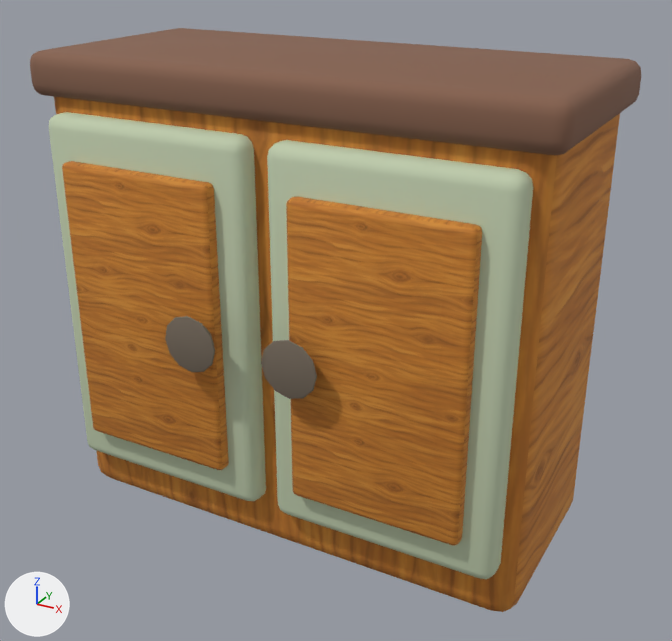
One commit to the glTF model public/models/furniture/wall-cabinet.glb: the scene before it, then after it.
Rendered twice from a camera (50 mm lens) standing at (0.66, -1.172, 0.943) and looking at (0.028, -0.023, 0.369). Lighting does not change. The marker at lower left points along +X, +Y and +Z. The older version comes first. Vertices at exactly the same position are counted once.

In view in the first picture: 'wall-cabinet'.
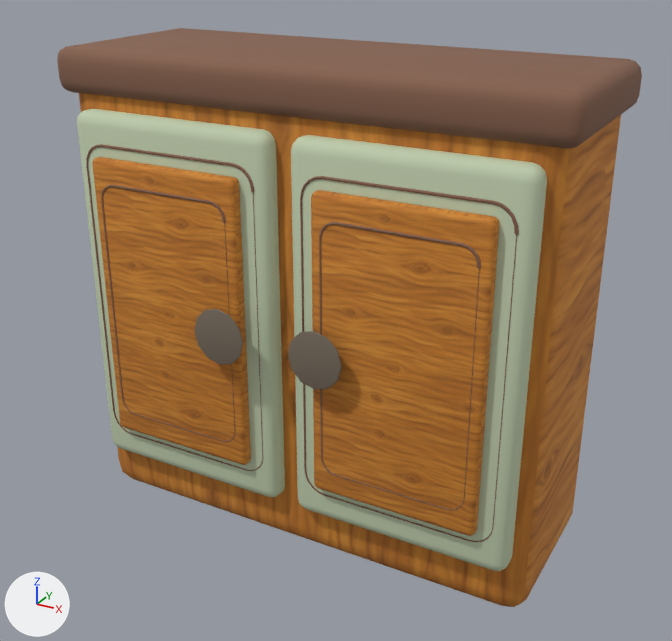
What differs and where, as boxes (x1, y1, x2, y2) in the pictures (672 x 641 px; the box of a moved part takes in the faces that stretch with it):
```json
{"object": "wall-cabinet", "change": "reshaped, moved", "before": [30, 28, 641, 612], "after": [57, 28, 642, 607]}
{"part": 1, "of": "me_cube_187", "change": "moved or reshaped", "before": [54, 97, 620, 612], "after": [79, 93, 621, 607]}
{"part": 2, "of": "me_cube_187", "change": "moved or reshaped", "before": [62, 161, 229, 470], "after": [92, 157, 251, 465]}
{"part": 3, "of": "me_cube_187", "change": "moved or reshaped", "before": [286, 196, 482, 546], "after": [311, 190, 499, 536]}
{"part": 4, "of": "me_cube_187", "change": "moved or reshaped", "before": [49, 112, 266, 501], "after": [77, 109, 285, 497]}
{"part": 5, "of": "me_cube_187", "change": "moved or reshaped", "before": [267, 140, 533, 579], "after": [291, 135, 547, 571]}
{"part": 6, "of": "me_cube_187", "change": "moved or reshaped", "before": [165, 316, 215, 372], "after": [195, 309, 243, 365]}
{"part": 7, "of": "me_cube_187", "change": "moved or reshaped", "before": [261, 340, 317, 399], "after": [288, 331, 342, 389]}
{"part": 8, "of": "me_cube_187", "change": "moved or reshaped", "before": [30, 28, 641, 156], "after": [57, 28, 642, 149]}
{"part": 9, "of": "me_cube_187", "change": "added", "after": [86, 144, 263, 471]}
{"part": 10, "of": "me_cube_187", "change": "added", "after": [101, 185, 235, 442]}
{"part": 11, "of": "me_cube_187", "change": "added", "after": [300, 176, 519, 542]}
{"part": 12, "of": "me_cube_187", "change": "added", "after": [319, 222, 481, 510]}
```

Scene script edits in JSON lines:
```json
{"block": "me_cube_187", "where": "# used by ob_wall_cabinet; location = (0.0, 0.0, 0.38)"}
{"op": "remove", "block": "me_cube_187", "code": "me_cube_187.from_pydata(...)  # 720 vertices, 1408 faces; spans x -0.4..0.4, y -0.247..0.18, z -0.35..0.38"}
{"op": "add", "block": "me_cube_187", "code": "me_cube_187.from_pydata(...)  # 1320 vertices, 2592 faces; spans x -0.4..0.4, y -0.18..0.18, z 0.0..0.76"}
{"block": "me_cube_187", "change": "me_cube_187 part 1: the loose piece of 96 vertices spanning x -0.384..0.384, y -0.166..0.166, z -0.35..0.35 is scaled about its middle by (1, 0.843, 1.04), then moved by (0.0, 0.028, 0.364)"}
{"block": "me_cube_187", "change": "me_cube_187 part 2: the loose piece of 96 vertices spanning x -0.316..-0.06, y -0.217..-0.192, z -0.205..0.236 is scaled about its middle by (1, 0.843, 1.04), then moved by (0.0, 0.06, 0.365)"}
{"block": "me_cube_187", "change": "me_cube_187 part 3: the loose piece of 96 vertices spanning x 0.06..0.316, y -0.217..-0.192, z -0.205..0.236 is scaled about its middle by (1, 0.843, 1.04), then moved by (0.0, 0.06, 0.365)"}
{"block": "me_cube_187", "change": "me_cube_187 part 4: the loose piece of 96 vertices spanning x -0.36..-0.016, y -0.197..-0.142, z -0.266..0.296 is scaled about its middle by (1, 0.843, 1.04), then moved by (0.0, 0.055, 0.365)"}
{"block": "me_cube_187", "change": "me_cube_187 part 5: the loose piece of 96 vertices spanning x 0.016..0.36, y -0.197..-0.142, z -0.266..0.296 is scaled about its middle by (1, 0.843, 1.04), then moved by (0.0, 0.055, 0.365)"}
{"block": "me_cube_187", "change": "me_cube_187 part 6: the loose piece of 72 vertices spanning x -0.123..-0.037, y -0.247..-0.222, z -0.027..0.058 is scaled about its middle by (1, 0.843, 1.04), then moved by (0.0, 0.065, 0.365)"}
{"block": "me_cube_187", "change": "me_cube_187 part 7: the loose piece of 72 vertices spanning x 0.037..0.123, y -0.247..-0.222, z -0.027..0.058 is scaled about its middle by (1, 0.843, 1.04), then moved by (0.0, 0.065, 0.365)"}
{"block": "me_cube_187", "change": "me_cube_187 part 8: the loose piece of 96 vertices spanning x -0.4..0.4, y -0.18..0.18, z 0.315..0.38 is scaled about its middle by (1, 0.843, 1.04), then moved by (0.0, 0.028, 0.378)"}
{"block": "me_cube_187", "change": "me_cube_187 part 9: a new loose piece of 150 vertices spanning x -0.339..-0.036, y -0.14..-0.136, z 0.133..0.628, in mat_wood_dark (brown #86614d)"}
{"block": "me_cube_187", "change": "me_cube_187 part 10: a new loose piece of 150 vertices spanning x -0.301..-0.074, y -0.157..-0.153, z 0.186..0.575, in mat_wood_dark (brown #86614d)"}
{"block": "me_cube_187", "change": "me_cube_187 part 11: a new loose piece of 150 vertices spanning x 0.037..0.34, y -0.14..-0.136, z 0.133..0.628, in mat_wood_dark (brown #86614d)"}
{"block": "me_cube_187", "change": "me_cube_187 part 12: a new loose piece of 150 vertices spanning x 0.075..0.302, y -0.157..-0.153, z 0.186..0.575, in mat_wood_dark (brown #86614d)"}
{"op": "set", "path": "ob_wall_cabinet.location", "old": "(0.0, 0.0, 0.38)", "new": "(0.0, 0.0, 0.0)"}
```
